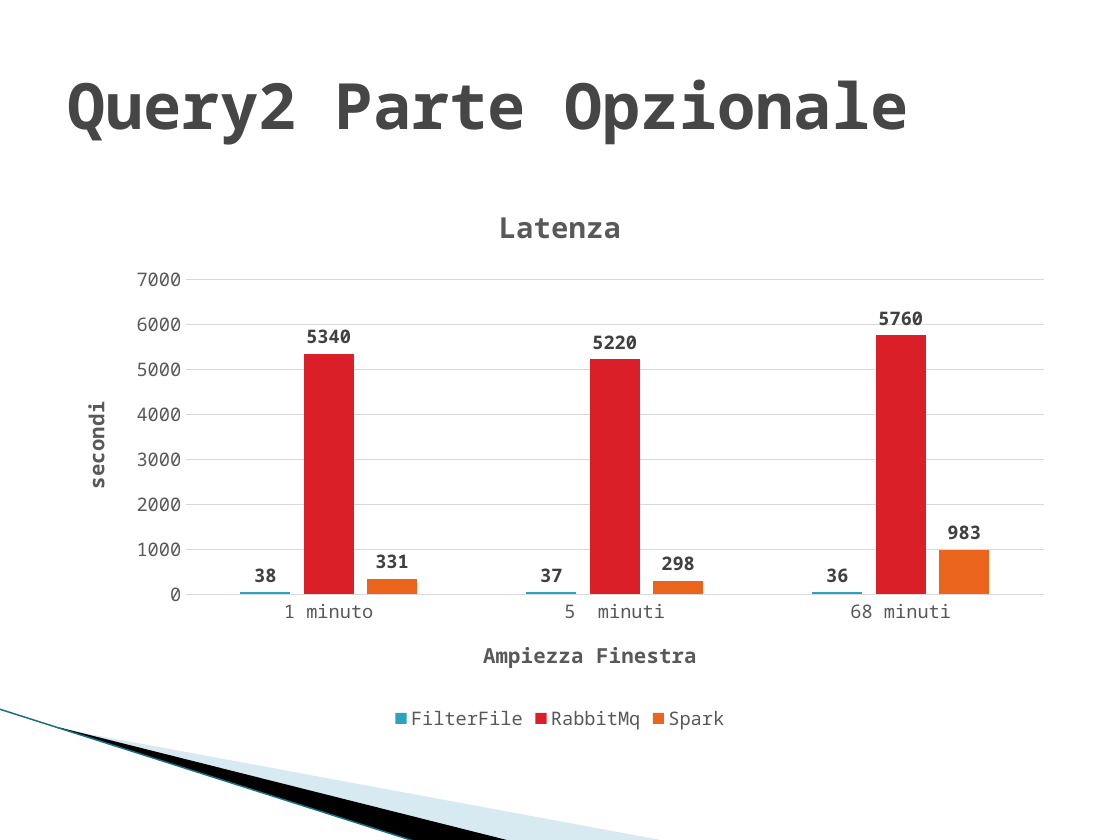
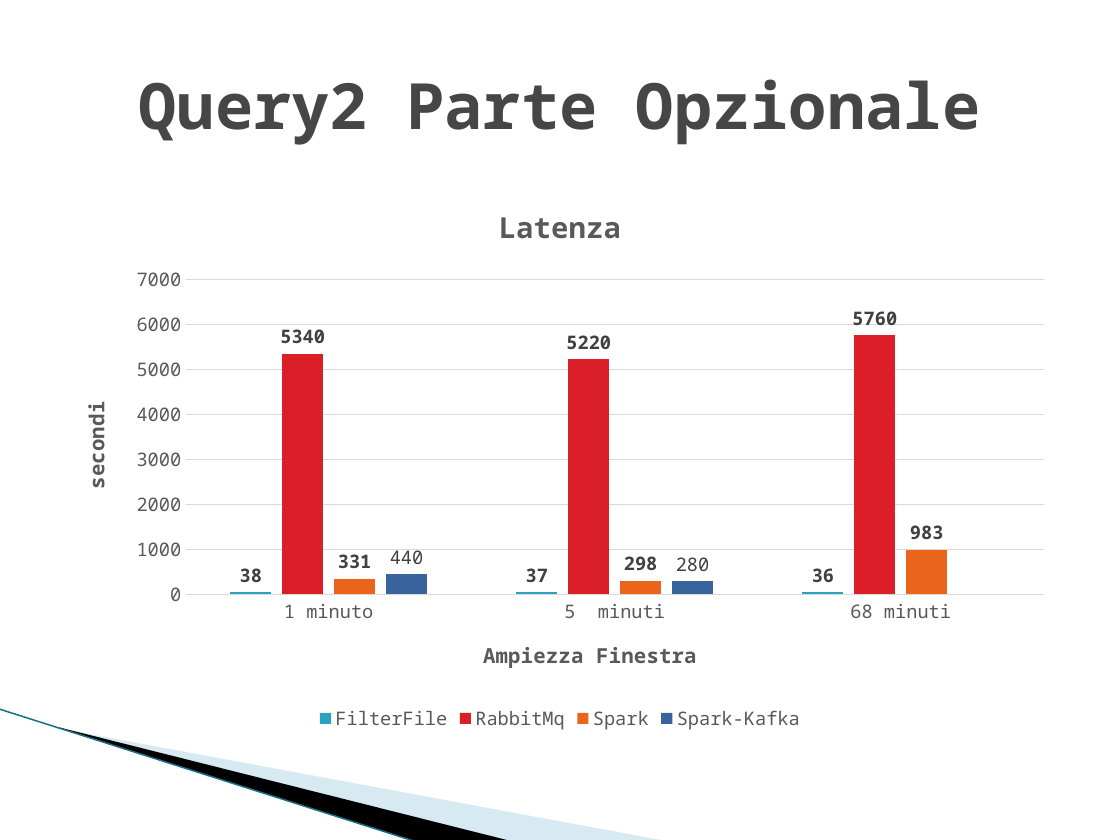
Before and after one commit to alexiey91/Flink, a slide deck: slide 24 of SABD2.pptx. Drawn at 1120x840 pixels with LibreOffice and Linux fonts; fonts in the diff are those of the drawing; background and template pictures are left out. Boxes give left, top, right and bottom in pixels: in the first picture for what was removed or moved away, otherwise in the second. Text is boxed around its words. In the diff, an @@ line names an element or a change of style, - is before the commit and + after.

```diff
--- a/SABD2.pptx
+++ b/SABD2.pptx
@@ title "Query2 Parte Opzionale" at [139, 79, 980, 145]: alignment left to centre @@
@@ column chart at [56, 181, 1064, 736] @@
+Spark-Kafka: 440, 280, -
```
Also in this commit, not shown: 21 other slides changed.
